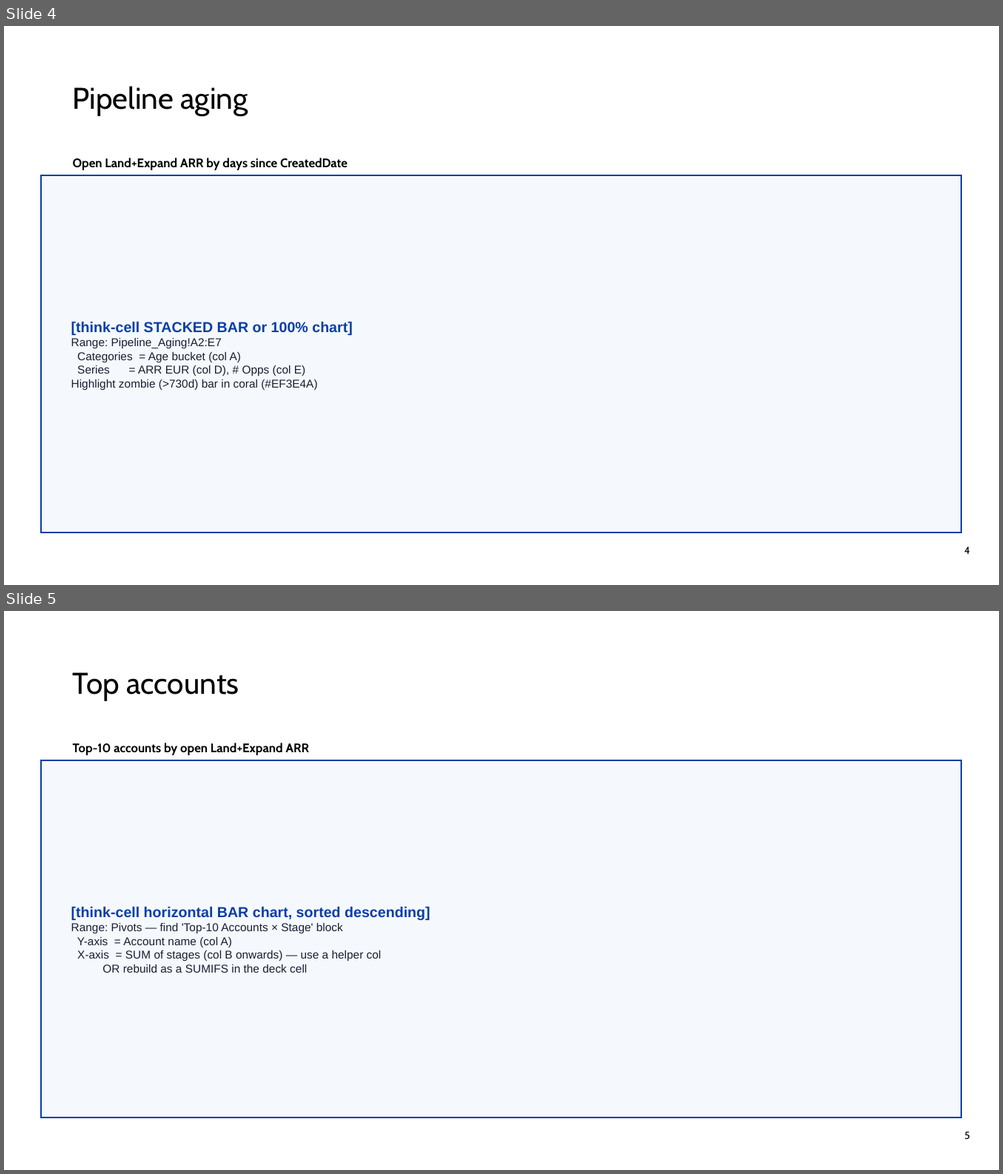
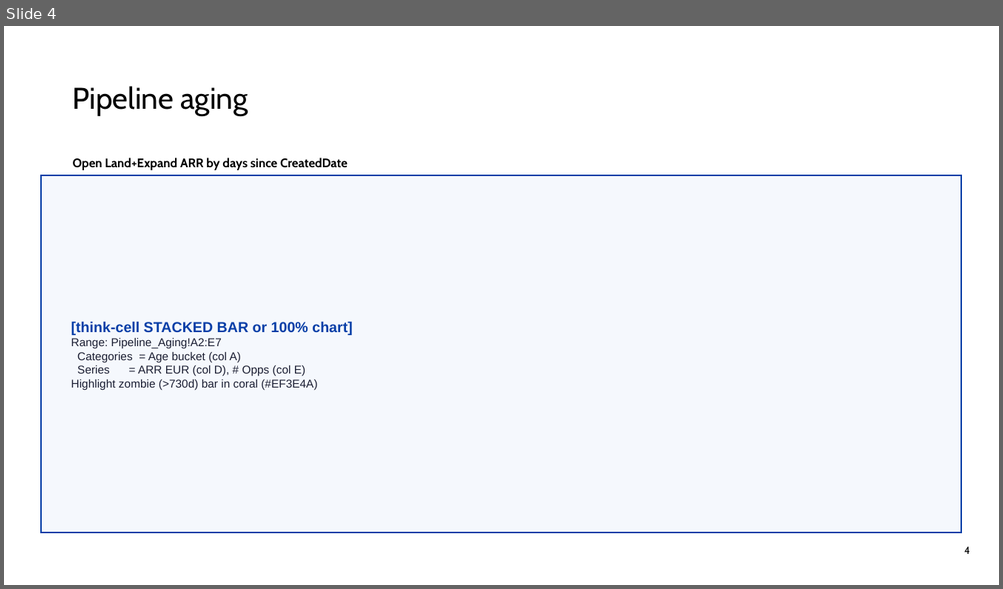
Before and after one commit to Andre-Profitt/sales-ops-copilot, a slide deck: assets/LAND_template.pptx. Shown one above the other, each under a label of ours: slides 4 and 5 before the commit, slide 4 after it. The pictures are 1003x1174 and 1003x589 pixels, drawn with LibreOffice and Linux fonts; fonts in the diff are those of the drawing; background and template pictures are left out. Boxes give left, top, right and bottom in pixels: in the first picture for what was removed or moved away, otherwise in the second. Text is boxed around its words. In the diff, an @@ line names an element or a change of style, - is before the commit and + after.

```diff
--- a/assets/LAND_template.pptx
+++ b/assets/LAND_template.pptx
@@ slide 5 removed at (x1=4, y1=611, x2=999, y2=1170), background #FFFFFF; not listed: 1 template element that a slide beside it also shows @@
@@ text removed at (x1=73, y1=672, x2=239, y2=701) @@
-Top accounts
@@ text removed at (x1=73, y1=743, x2=309, y2=755) @@
-Top-10 accounts by open Land+Expand ARR
@@ rectangle removed at (x1=41, y1=760, x2=962, y2=1119) @@
-[think-cell horizontal BAR chart, sorted descending]
-Range: Pivots — find 'Top-10 Accounts × Stage' block
-Y-axis = Account name (col A)
-X-axis = SUM of stages (col B onwards) — use a helper col
-OR rebuild as a SUMIFS in the deck cell
```
Also in this commit, not shown: 5 slides added, 2 other files.
